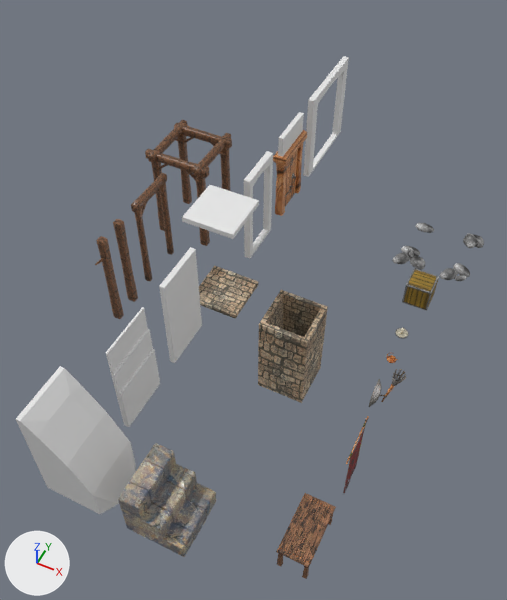
Before and after pictures for a commit that changed the COLLADA model 04 Collada/Resources/ModularDungeon/Assets.dae.
Before and after are seen from a 50 mm camera at (9.5, -16.4, 20.5) aimed at (0.8, 1.0, -1.2). Every picture has the same lights, and +X, +Y and +Z are marked at lower left. Where no turn or scale is listed for an object, it has been applied to the vertices.

Before the edit, the objects in view are built like this:
```python
ob_dn_door_1_frame = bpy.data.objects.new('Dn_Door_1_Frame', me_dn_door_1_frame)
ob_dn_door_1_frame.location = (0.0, 6.0, 0.0)
ob_dn_door_2 = bpy.data.objects.new('Dn_Door_2', me_dn_door_2)
ob_dn_door_2.location = (0.0, 3.0, 0.0)
ob_dn_stone_1 = bpy.data.objects.new('Dn_Stone_1', me_dn_stone_1)
ob_dn_stone_1.location = (6.0, 5.0, 0.0)
ob_dn_stone_2 = bpy.data.objects.new('Dn_Stone_2', me_dn_stone_2)
ob_dn_stone_2.location = (8.0, 5.0, 0.0)
ob_dn_stone_3 = bpy.data.objects.new('Dn_Stone_3', me_dn_stone_3)
ob_dn_stone_3.location = (8.0, 7.0, 0.0)
ob_dn_stone_4 = bpy.data.objects.new('Dn_Stone_4', me_dn_stone_4)
ob_dn_stone_4.location = (6.0, 7.0, 0.0)
# also in view: 'Dn_Beam_3' at (-3.0, 3.0, 2.0); 'Dn_Landslide_1' at (0.2, -9.0, 2.0); 'Dn_Crate_1' at (7.0, 3.0, 0.5); 'Dn_Beam_4' at (-3.0, -3.2, 2.0); 'Dn_Door_3' at (0.0, 10.0, 2.0)
```
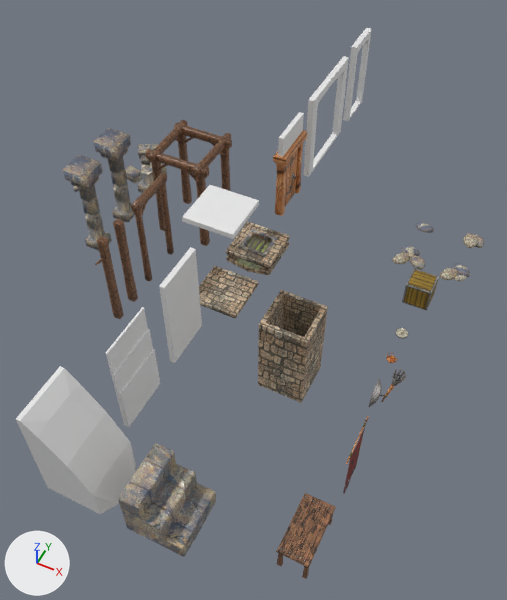
Location of each change, [x1, y1, x2, y2] in pixels of the pictures (507 x 600 px):
'Dn_Door_2', moved: before [244, 151, 273, 259]; after [343, 28, 372, 121]
'Dn_Column_1', added: after [63, 155, 112, 251]
'Dn_Column_2', added: after [94, 128, 135, 222]
'Dn_Floor_2', added (brown): after [226, 222, 290, 276]
'Dn_Column_3', added: after [125, 144, 167, 193]
'Dn_Stone_1', surface changed: [392, 246, 425, 270] in both
'Dn_Floor_Gap_1', added: after [238, 229, 278, 257]
'Dn_Stone_2', surface changed: [440, 263, 470, 281] in both
'Dn_Stone_3', surface changed: [463, 233, 484, 248] in both
'Dn_Floor_Gap_1_Water', added: after [237, 237, 270, 270]
'Dn_Stone_4', surface changed: [415, 223, 434, 233] in both
'Dn_Floor_Gap_1_Bar', added: after [248, 234, 269, 251]
'Dn_Hook_1', added: after [74, 184, 82, 192]

The change, as a list of edits to the scene's bpy script:
```text
Change mat_material_stone:
    mat_material_stone.texture: img_furniture_atlas_1_png -> img_rock_d_jpg
    mat_material_stone.roughness: 0.54 -> 0.59
Change ob_dn_door_2:
    ob_dn_door_2.location: (0.0, 3.0, 0.0) -> (0.0, 14.0, 0.0)
Add ob_dn_hook_1:
    ob_dn_hook_1 = bpy.data.objects.new('Dn_Hook_1', me_dn_hook_1)  # 18 vertices, 32 faces; spans x -0.15..0.15, y -0.658..-0.395, z 3.243..3.414; in mat_material_columns (picture img_rock_d_jpg)
    ob_dn_hook_1.location = (-6.0, 0.0, 0.0)
Add ob_dn_floor_gap_1_water:
    ob_dn_floor_gap_1_water = bpy.data.objects.new('Dn_Floor_Gap_1_Water', me_dn_floor_gap_1_water)  # 25 vertices, 32 faces; spans x -0.65..0.65, y -1.0..1.0, z -0.51..-0.46; in mat_material_water (picture img_green_algae_png)
    ob_dn_floor_gap_1_water.location = (0.0, 3.0, 0.0)
Add ob_dn_floor_gap_1_bar:
    ob_dn_floor_gap_1_bar = bpy.data.objects.new('Dn_Floor_Gap_1_Bar', me_dn_floor_gap_1_bar)  # 180 vertices, 348 faces; spans x -0.326..0.328, y -0.504..0.502, z -0.11..-0.01; in mat_material_metal (picture img_bronze_d_jpg)
    ob_dn_floor_gap_1_bar.location = (0.0, 3.0, 0.0)
Add ob_dn_floor_gap_1:
    ob_dn_floor_gap_1 = bpy.data.objects.new('Dn_Floor_Gap_1', me_dn_floor_gap_1)  # 114 vertices, 228 faces; spans x -0.625..0.625, y -0.629..0.625, z -0.274..0.067; in mat_material_stone (picture img_rock_d_jpg)
    ob_dn_floor_gap_1.location = (0.0, 3.0, 0.0)
Add ob_dn_floor_2:
    ob_dn_floor_2 = bpy.data.objects.new('Dn_Floor_2', me_dn_floor_2)  # 60 vertices, 116 faces; spans x -1.0..1.0, y -1.0..1.0, z -0.8..0.0; in mat_material_floor (picture img_floor_d_jpg)
    ob_dn_floor_2.location = (0.0, 3.0, 0.0)
Add ob_dn_column_3:
    ob_dn_column_3 = bpy.data.objects.new('Dn_Column_3', me_dn_column_3)  # 212 vertices, 404 faces; spans x -1.55..0.4, y -0.4..2.22, z -0.04..1.12; in mat_material_columns (picture img_rock_d_jpg)
    ob_dn_column_3.location = (-6.0, 4.0, 0.0)
Add ob_dn_column_2:
    ob_dn_column_2 = bpy.data.objects.new('Dn_Column_2', me_dn_column_2)  # 196 vertices, 376 faces; spans x -0.53..0.53, y -0.53..0.53, z 0.0..4.0; in mat_material_columns (picture img_rock_d_jpg)
    ob_dn_column_2.location = (-6.0, 2.0, 0.0)
Add ob_dn_column_1:
    ob_dn_column_1 = bpy.data.objects.new('Dn_Column_1', me_dn_column_1)  # 172 vertices, 340 faces; spans x -0.53..0.53, y -0.53..0.53, z 0.0..4.0; in mat_material_columns (picture img_rock_d_jpg)
    ob_dn_column_1.location = (-6.0, 0.0, 0.0)
```
